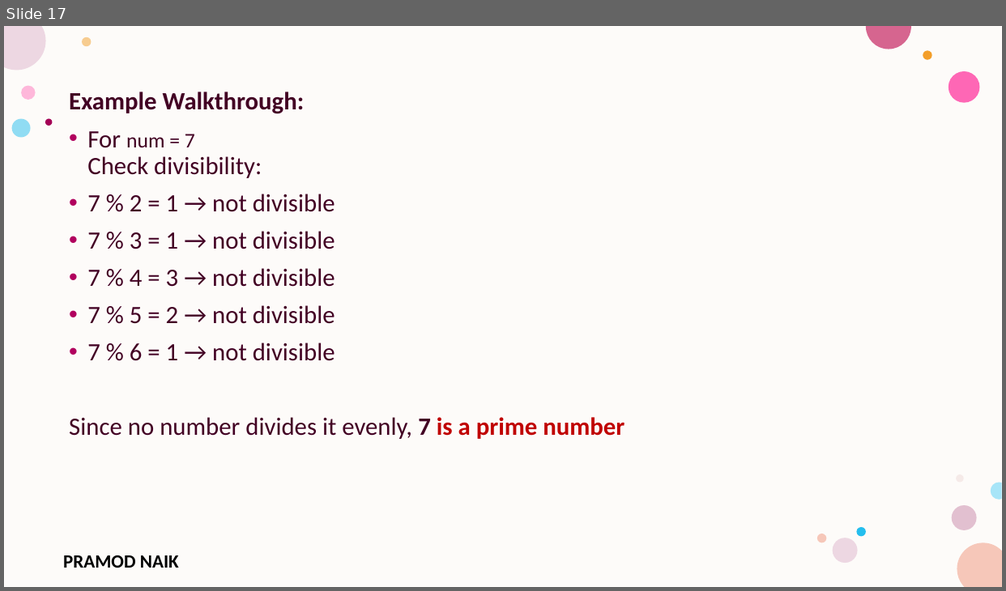
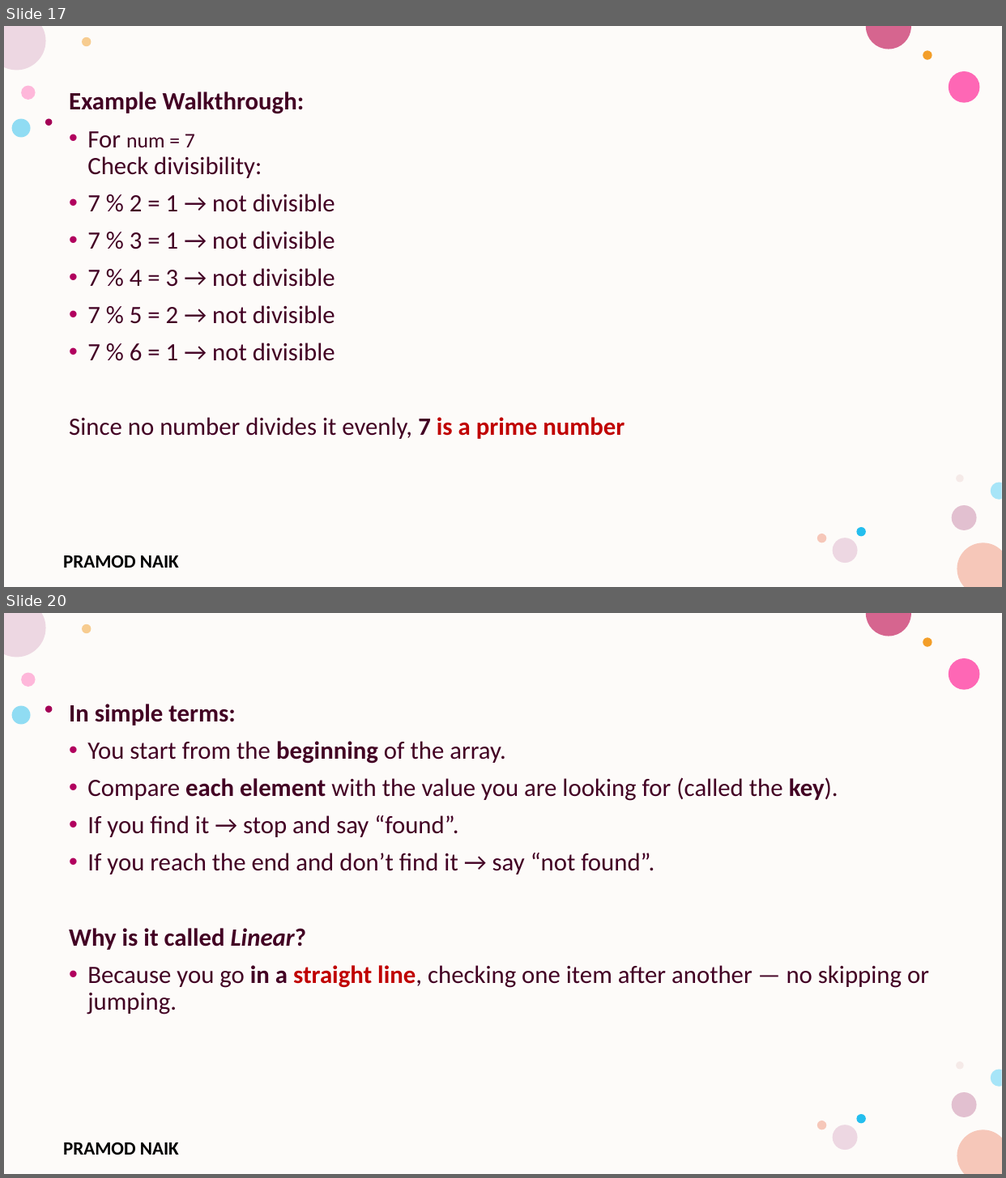
Before and after one commit to PRAMODNAIK-DEV/C-Programming-Lab-Engineering, a slide deck: Lab Programs.pptx. Shown one above the other, each under a label of ours: slide 17 before the commit, slides 17 and 20 after it; the slides between them are not shown. The pictures are 1006x591 and 1006x1178 pixels, drawn with LibreOffice and Linux fonts; fonts in the diff are those of the drawing; background and template pictures are left out. Boxes give left, top, right and bottom in pixels: in the first picture for what was removed or moved away, otherwise in the second. Text is boxed around its words. In the diff, an @@ line names an element or a change of style, - is before the commit and + after.

```diff
--- a/Lab Programs.pptx
+++ b/Lab Programs.pptx
@@ slide 20 added at <box>4,613,1002,1174</box>, background #FFFFFF; not listed: 17 template elements that a slide beside it also shows @@
@@ text added at <box>69,704,929,1015</box>, 24 pt, text #420023 @@
+In simple terms:
+• You start from the beginning of the array.
+• Compare each element with the value you are looking for (called the key).
+• If you find it → stop and say “found”.
+• If you reach the end and don’t find it → say “not found”.
+Why is it called Linear?
+• Because you go in a straight line, checking one item after another — no skipping or jumping.
```
Also in this commit, not shown: 2 other slides added, 2 slides removed, 1 other file.
